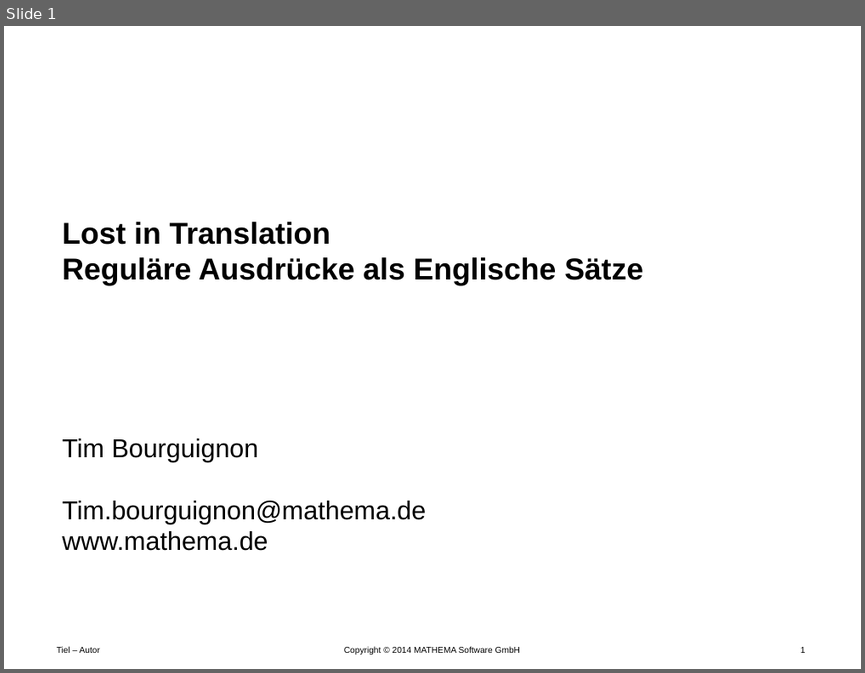
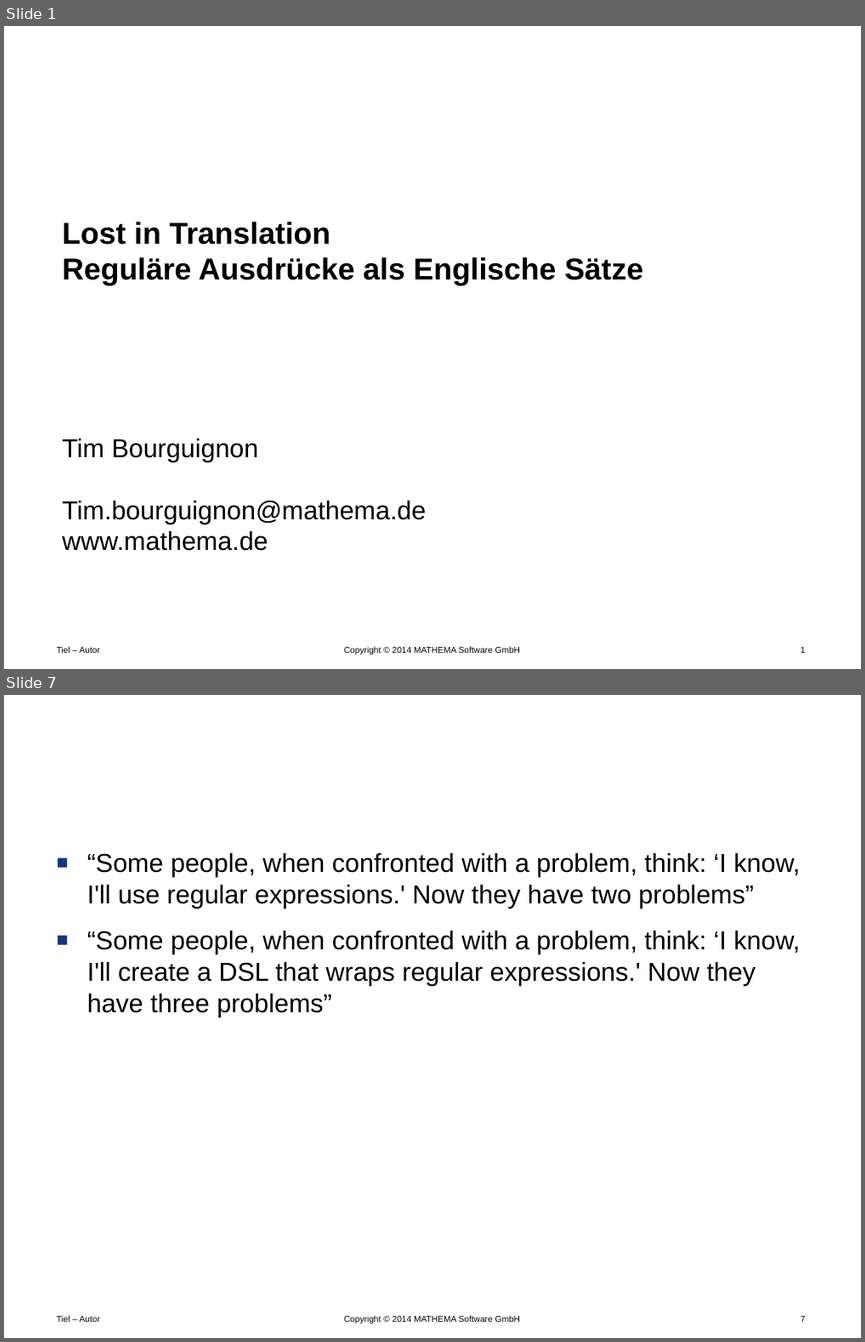
Before and after one commit to Timothep/Talk.LostInTranslation, a slide deck: LostInTranslation.pptx. Shown one above the other, each under a label of ours: slide 1 before the commit, slides 1 and 7 after it; the slides between them are not shown. The pictures are 865x673 and 865x1342 pixels, drawn with LibreOffice and Linux fonts; fonts in the diff are those of the drawing; background and template pictures are left out. Boxes give left, top, right and bottom in pixels: in the first picture for what was removed or moved away, otherwise in the second. Text is boxed around its words. In the diff, an @@ line names an element or a change of style, - is before the commit and + after.

```diff
--- a/LostInTranslation.pptx
+++ b/LostInTranslation.pptx
@@ slide 7 added at (4,695,861,1338), background #FFFFFF; not listed: 3 template elements that a slide beside it also shows @@
@@ title added at (250,732,806,776), 24 pt, text #FFFFFF, bold @@
+N Problems
@@ text added at (87,853,800,1016), 24 pt, text #000000 @@
+■ “Some people, when confronted with a problem, think: ‘I know, I'll use regular expressions.' Now they have two problems”
+■ “Some people, when confronted with a problem, think: ‘I know, I'll create a DSL that wraps regular expressions.' Now they have three problems”
```
Also in this commit, not shown: 1 slide changed, 6 other slides added, 1 slide removed.
